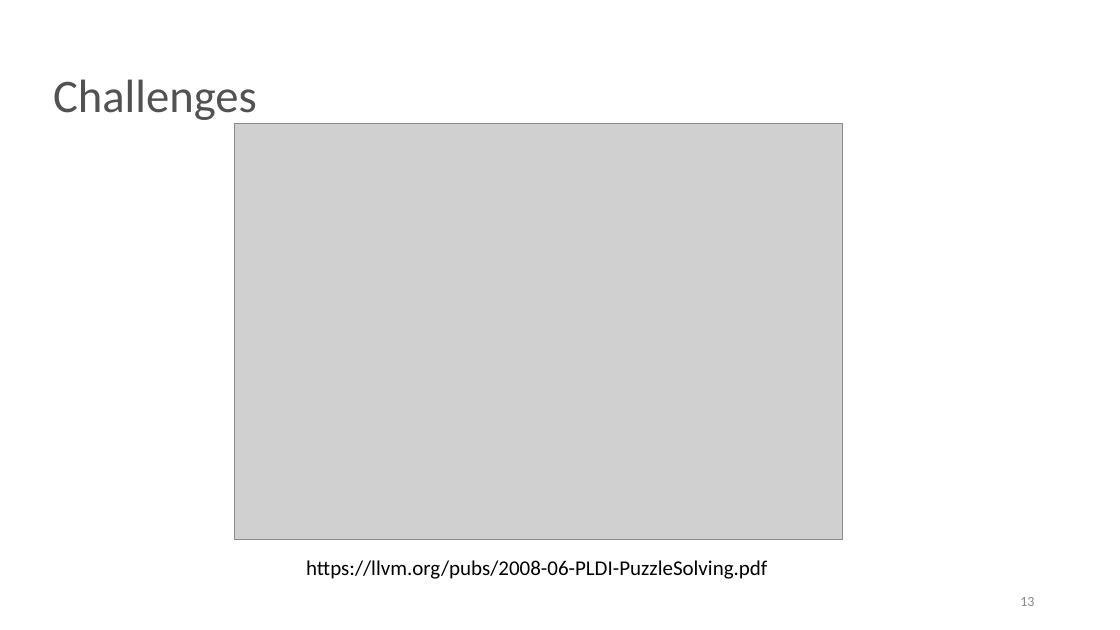
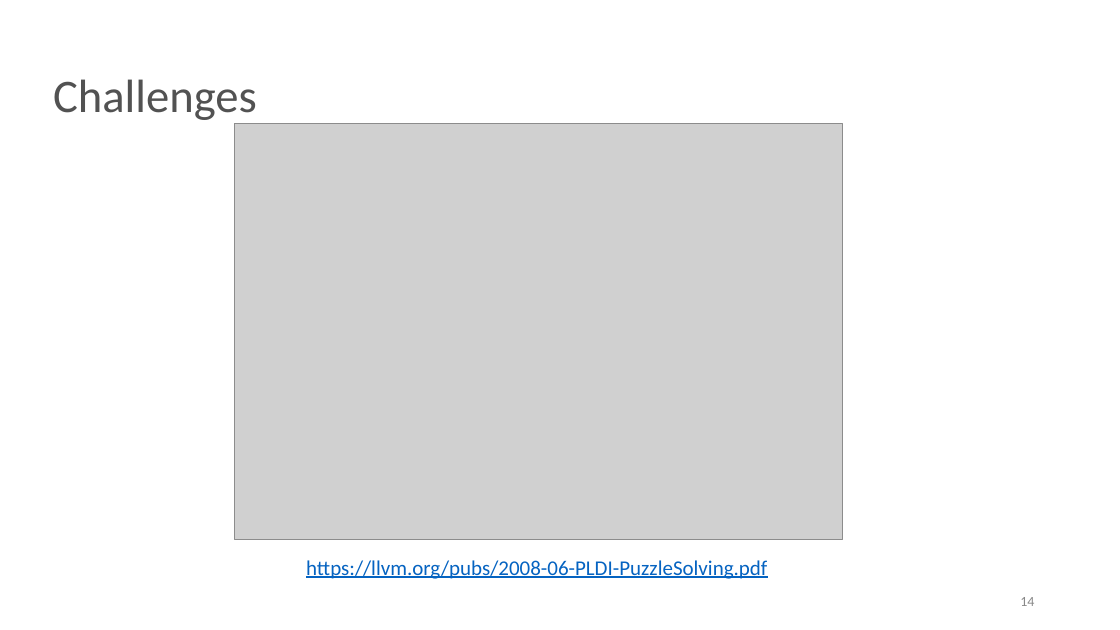
Before and after one commit to NN-complr-tech/Complr-course-lectures, a slide deck: slide 14 of 08-Backends-1.pptx (slide 13 before the commit). Drawn at 1120x630 pixels with LibreOffice and Linux fonts; fonts in the diff are those of the drawing; grey boxes stand for pictures. Boxes give left, top, right and bottom in pixels: in the first picture for what was removed or moved away, otherwise in the second. Text is boxed around its words. In the diff, an @@ line names an element or a change of style, - is before the commit and + after.

```diff
--- a/08-Backends-1.pptx
+++ b/08-Backends-1.pptx
@@ text "https://llvm.org/pubs/2008-06-PLDI-PuzzleSolving.pdf" at bbox=[306, 560, 767, 579]: text colour #000000 to #0563C1, underline on @@
@@ page number at bbox=[1020, 597, 1034, 606]: text changed @@
-13
+14
```
Also in this commit, not shown: 9 other slides changed, 3 slides added.
